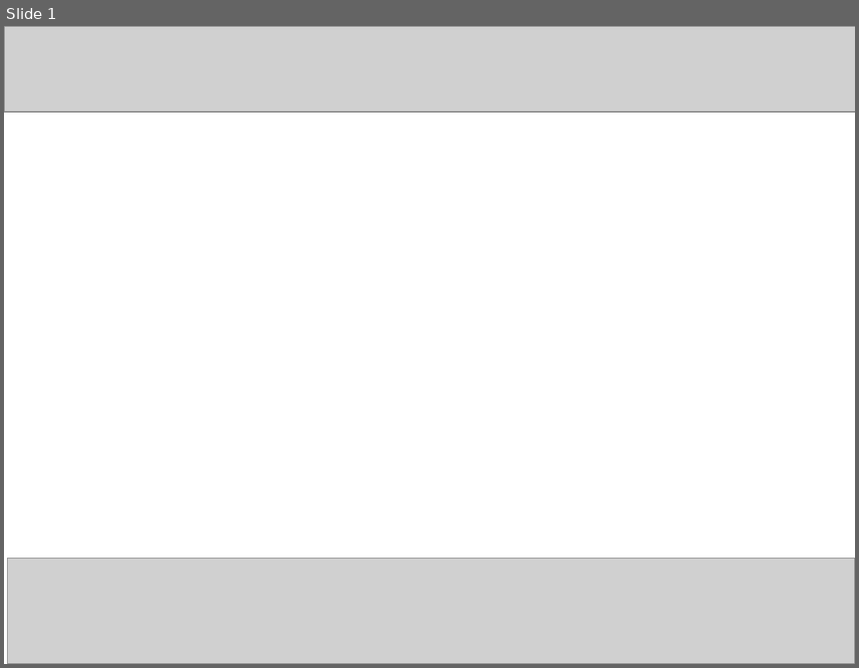
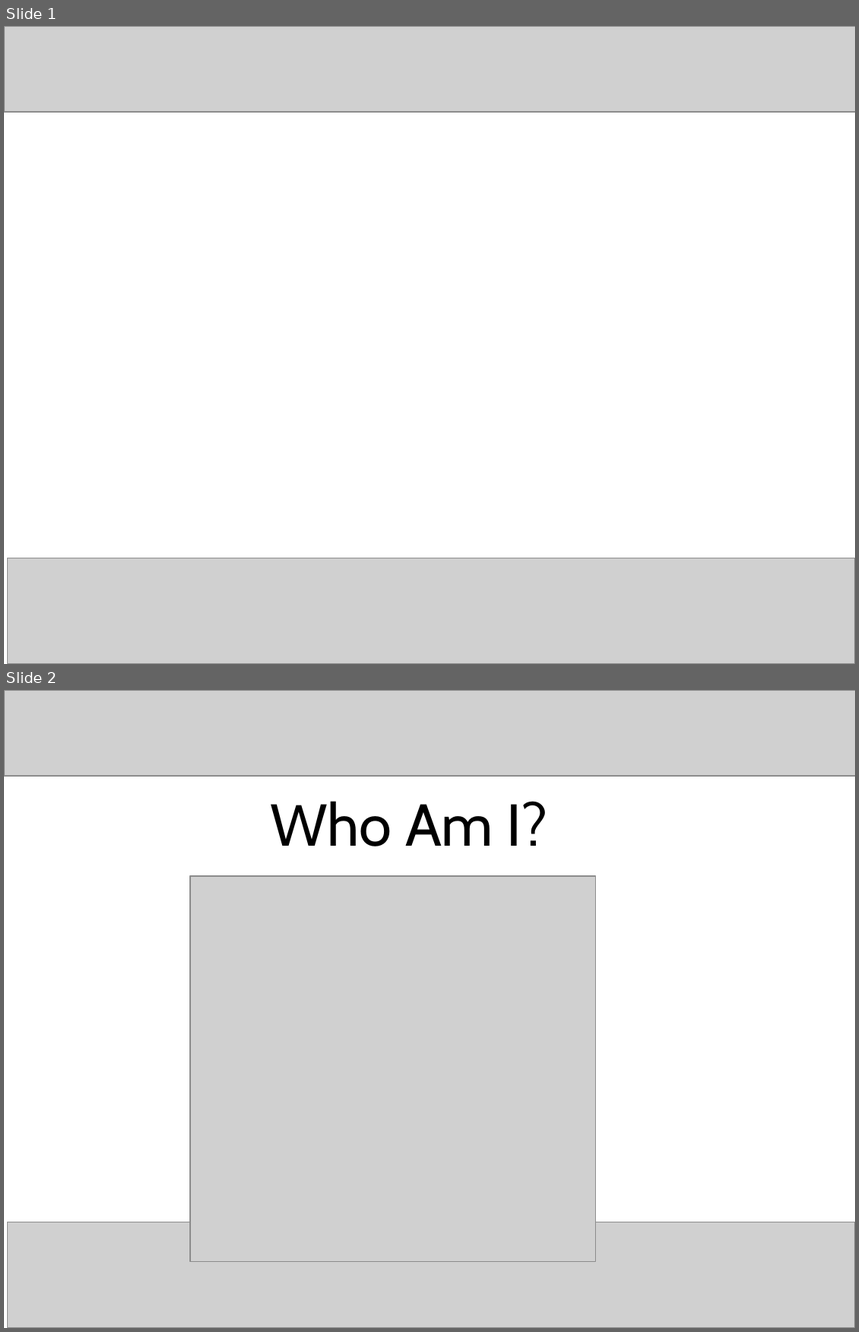
Before and after one commit to craignicol/scotaltdotnet, a slide deck: seattle/HORN Pres - Idea 2.ppt. Shown one above the other, each under a label of ours: slide 1 before the commit, slides 1 and 2 after it. The pictures are 859x668 and 859x1332 pixels, drawn with LibreOffice and Linux fonts; fonts in the diff are those of the drawing; grey boxes stand for pictures. Boxes give left, top, right and bottom in pixels: in the first picture for what was removed or moved away, otherwise in the second. Text is boxed around its words. In the diff, an @@ line names an element or a change of style, - is before the commit and + after.

```diff
--- a/seattle/HORN Pres - Idea 2.ppt
+++ b/seattle/HORN Pres - Idea 2.ppt
@@ slide 2 added at [4,690,855,1328], background #FFFFFF @@
@@ picture added at [4,690,855,776] @@
@@ text added at [270,801,548,847], 50 pt, text #000000 @@
+Who Am I?
@@ picture added at [190,876,597,1262] @@
@@ picture added at [7,1223,855,1328] @@
```
Also in this commit, not shown: 4 other slides added.
